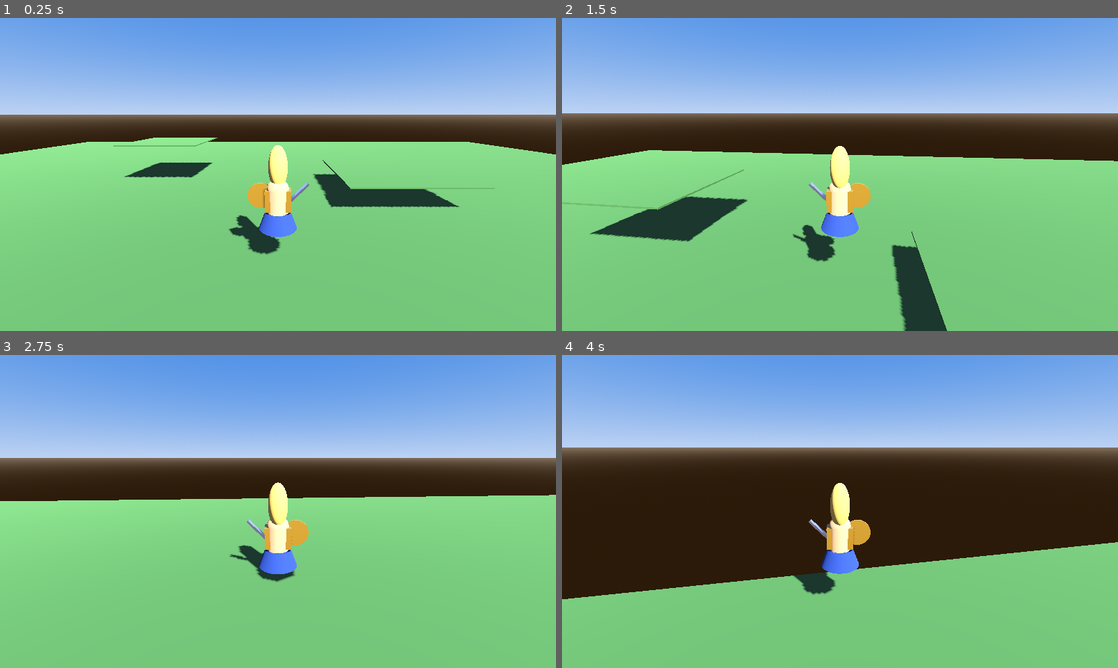
Above: before the commit, frames 1-4 (two rows, left to right).
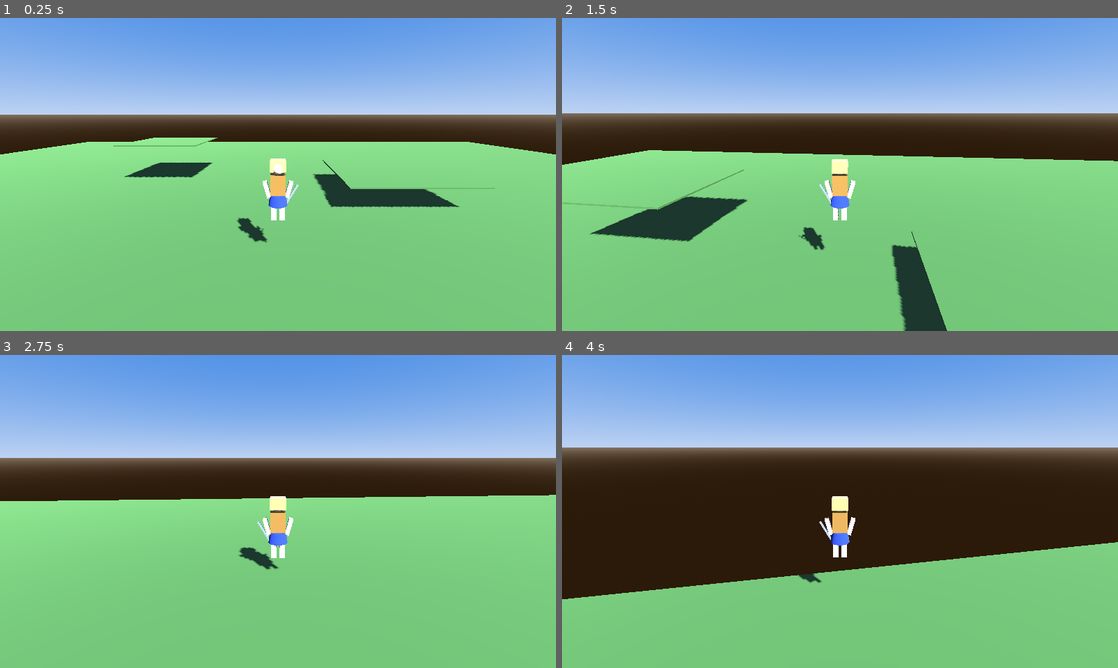
Above: after the commit, the same moments.

Repository: nem0nxt/athena-saga
Game: Godot game, scene res://scenes/main.tscn
Two runs of this game, one before a commit and one after it. Both use one fixed random seed, a clock stepped at 60 frames per second and the inputs below.
Inputs (mouse positions are in pixels of both pictures, inside the frame that each line leads up to):
- Up to frame 1 (0.25 s): no input
- Up to frame 2 (1.5 s): move the mouse to (867, 174) at 0.52 s; press the mouse at (867, 174) at 0.53 s; hold W (move_forward) from 0.53 s (still down); tap Space (jump) at 0.77 s; move the mouse to (812, 174) at 1.27 s; release the mouse at (812, 174) at 1.28 s; click (812, 174) at 1.35 s
- Up to frame 3 (2.75 s): keep holding W (move_forward); tap Space (jump) at 1.52 s; move the mouse to (289, 505) at 2.02 s; press the mouse at (289, 505) at 2.03 s
- Up to frame 4 (4 s): keep holding W (move_forward); move the mouse to (834, 517) at 2.77 s; release the mouse at (834, 517) at 2.78 s; click (834, 517) at 2.85 s; tap Space (jump) at 3.02, 3.77 s; move the mouse to (878, 514) at 3.52 s; press the mouse at (878, 514) at 3.53 s

The runs differ from the first frame. In frame 1, 1.9% of the frame differs, in the area x 41-56%, y 40-76%; in frame 2, 1.8%; in frame 3, 1.7%; in frame 4, 1.8%.

Commit message:
Fix character model - simpler humanoid design
- Replaced complex overlapping meshes with simple blocky human
- Clear body parts: head, torso, arms, legs
- Proper proportions and positioning
- No more cucumber appearance!

Diff:
--- a/scripts/player.gd
+++ b/scripts/player.gd
@@ -1,6 +1,6 @@
 extends CharacterBody3D
 
-const QuickCharacter = preload("res://scripts/quick_character.gd")
+const SimpleCharacter = preload("res://scripts/simple_character.gd")
 
 # Movement
 const SPEED = 7.0
@@ -136,6 +136,6 @@
 	if default_body:
 		default_body.visible = false
 
-	# Add our stylized Athena character
-	var athena = QuickCharacter.create_athena_placeholder()
+	# Add our simple Athena character
+	var athena = SimpleCharacter.create_simple_athena()
 	$MeshPivot.add_child(athena)
--- /dev/null
+++ b/scripts/simple_character.gd
@@ -0,0 +1,110 @@
+extends Node3D
+# Simple humanoid character
+
+static func create_simple_athena() -> Node3D:
+	var character = Node3D.new()
+	character.name = "SimpleAthena"
+
+	# === HEAD ===
+	var head = MeshInstance3D.new()
+	var head_mesh = SphereMesh.new()
+	head_mesh.radius = 0.15
+	head_mesh.height = 0.3
+	head.mesh = head_mesh
+	head.position = Vector3(0, 1.65, 0)
+
+	var skin_mat = StandardMaterial3D.new()
+	skin_mat.albedo_color = Color(1.0, 0.85, 0.7) # Skin
+	head.material_override = skin_mat
+	character.add_child(head)
+
+	# === HAIR (simple block) ===
+	var hair = MeshInstance3D.new()
+	var hair_mesh = BoxMesh.new()
+	hair_mesh.size = Vector3(0.35, 0.25, 0.3)
+	hair.mesh = hair_mesh
+	hair.position = Vector3(0, 1.7, -0.05)
+
+	var hair_mat = StandardMaterial3D.new()
+	hair_mat.albedo_color = Color(0.95, 0.85, 0.45) # Blonde
+	hair.material_override = hair_mat
+	character.add_child(hair)
+
+	# === TORSO ===
+	var torso = MeshInstance3D.new()
+	var torso_mesh = BoxMesh.new()
+	torso_mesh.size = Vector3(0.35, 0.5, 0.2)
+	torso.mesh = torso_mesh
+	torso.position = Vector3(0, 1.25, 0)
+
+	var armor_mat = StandardMaterial3D.new()
+	armor_mat.albedo_color = Color(0.8, 0.6, 0.3) # Bronze armor
+	armor_mat.metallic = 0.5
+	torso.material_override = armor_mat
+	character.add_child(torso)
+
+	# === ARMS ===
+	# Left arm
+	var left_arm = MeshInstance3D.new()
+	var arm_mesh = BoxMesh.new()
+	arm_mesh.size = Vector3(0.1, 0.4, 0.1)
+	left_arm.mesh = arm_mesh
+	left_arm.position = Vector3(-0.25, 1.15, 0)
+	left_arm.rotation.z = deg_to_rad(15)
+	left_arm.material_override = skin_mat
+	character.add_child(left_arm)
+
+	# Right arm
+	var right_arm = MeshInstance3D.new()
+	right_arm.mesh = arm_mesh
+	right_arm.position = Vector3(0.25, 1.15, 0)
+	right_arm.rotation.z = deg_to_rad(-15)
+	right_arm.material_override = skin_mat
+	character.add_child(right_arm)
+
+	# === LEGS ===
+	# Left leg
+	var left_leg = MeshInstance3D.new()
+	var leg_mesh = BoxMesh.new()
+	leg_mesh.size = Vector3(0.12, 0.6, 0.12)
+	left_leg.mesh = leg_mesh
+	left_leg.position = Vector3(-0.1, 0.7, 0)
+	left_leg.material_override = skin_mat
+	character.add_child(left_leg)
+
+	# Right leg
+	var right_leg = MeshInstance3D.new()
+	right_leg.mesh = leg_mesh
+	right_leg.position = Vector3(0.1, 0.7, 0)
+	right_leg.material_override = skin_mat
+	character.add_child(right_leg)
+
+	# === SKIRT (simple) ===
+	var skirt = MeshInstance3D.new()
+	var skirt_mesh = CylinderMesh.new()
+	skirt_mesh.height = 0.25
+	skirt_mesh.top_radius = 0.18
+	skirt_mesh.bottom_radius = 0.22
+	skirt.mesh = skirt_mesh
+	skirt.position = Vector3(0, 0.9, 0)
+
+	var skirt_mat = StandardMaterial3D.new()
+	skirt_mat.albedo_color = Color(0.2, 0.3, 0.7) # Blue
+	skirt.material_override = skirt_mat
+	character.add_child(skirt)
+
+	# === SWORD (simple stick) ===
+	var sword = MeshInstance3D.new()
+	var sword_mesh = BoxMesh.new()
+	sword_mesh.size = Vector3(0.05, 0.6, 0.02)
+	sword.mesh = sword_mesh
+	sword.position = Vector3(0.3, 1.0, 0)
+	sword.rotation.z = deg_to_rad(-30)
+
+	var metal_mat = StandardMaterial3D.new()
+	metal_mat.albedo_color = Color(0.8, 0.8, 0.8)
+	metal_mat.metallic = 0.8
+	sword.material_override = metal_mat
+	character.add_child(sword)
+
+	return character
